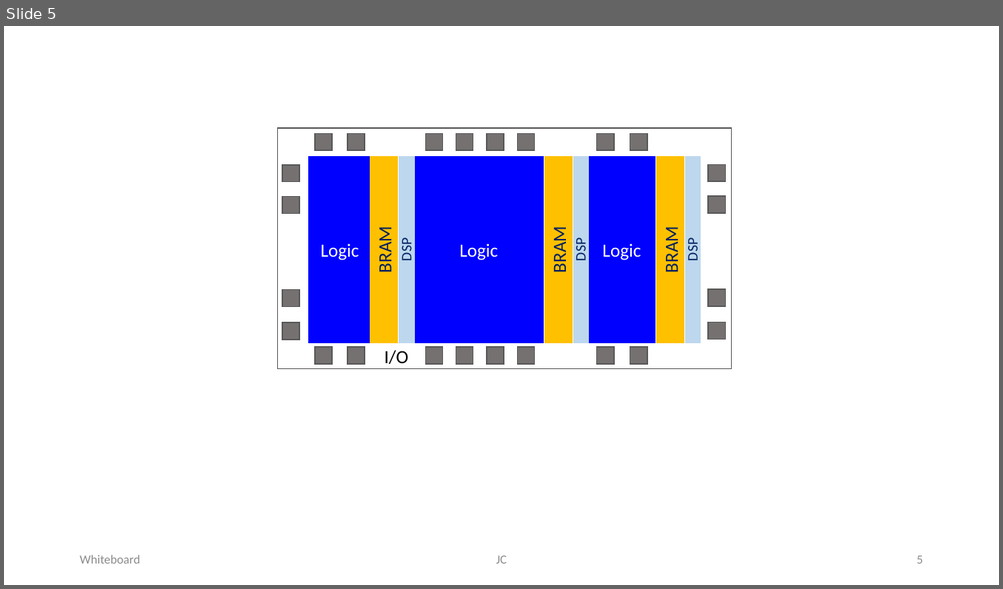
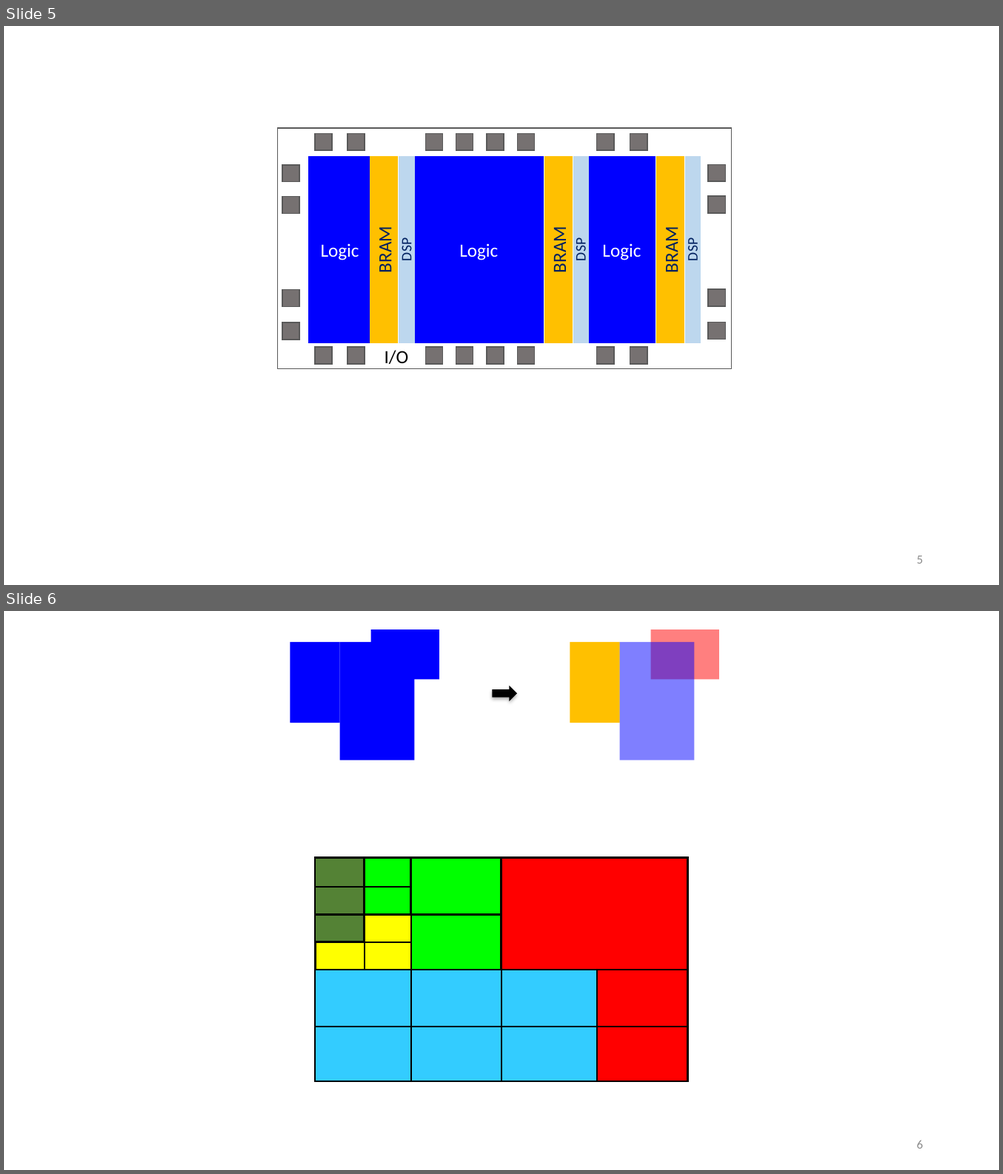
Before and after one commit to jordicf/FRAME, a slide deck: doc/Floorplan_picts.pptx. Shown one above the other, each under a label of ours: slide 5 before the commit, slides 5 and 6 after it. The pictures are 1003x589 and 1003x1174 pixels, drawn with LibreOffice and Linux fonts; fonts in the diff are those of the drawing. Boxes give left, top, right and bottom in pixels: in the first picture for what was removed or moved away, otherwise in the second. Text is boxed around its words. In the diff, an @@ line names an element or a change of style, - is before the commit and + after.

```diff
--- a/doc/Floorplan_picts.pptx
+++ b/doc/Floorplan_picts.pptx
@@ slide 6 added at <box>4,611,999,1170</box>, background #FFFFFF @@
@@ group added at <box>290,629,720,760</box>: 6 rectangles, 1 right arrow @@
@@ group added at <box>315,858,688,1082</box>: 11 lines, 9 rectangles @@
@@ page number added at <box>916,1141,922,1149</box>, 12 pt, text #8C8C8C @@
+6
@@ slide 5 changed as well @@
@@ text removed at <box>79,555,139,564</box> @@
-Whiteboard
@@ text removed at <box>496,556,506,564</box> @@
-JC
```
Also in this commit, not shown: 10 other slides changed, 1 other slide added, 1 slide removed, 1 other file.
